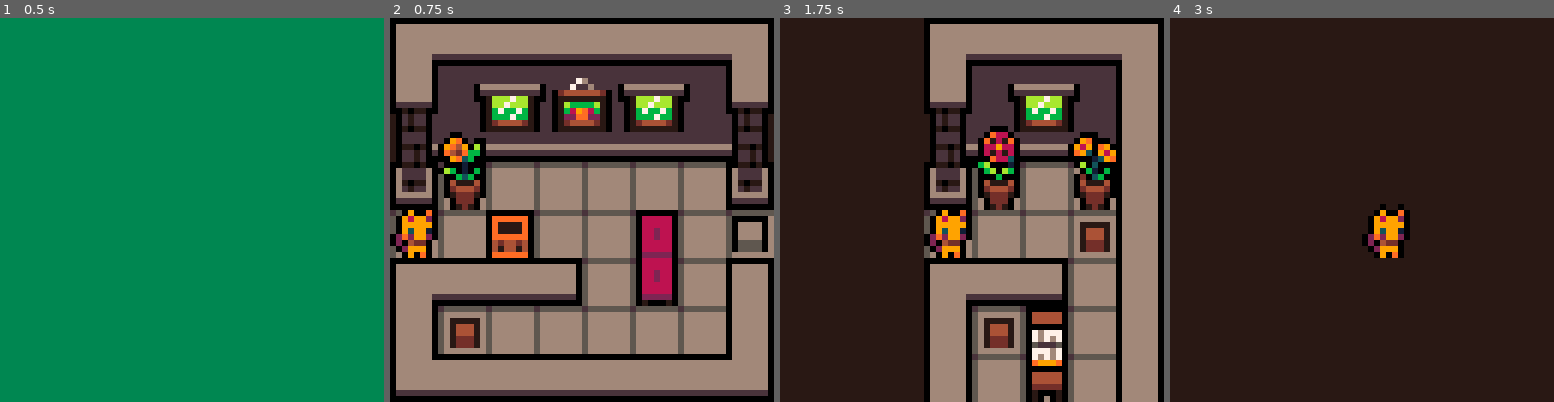
Above: before the commit, frames 1-4 (left to right).
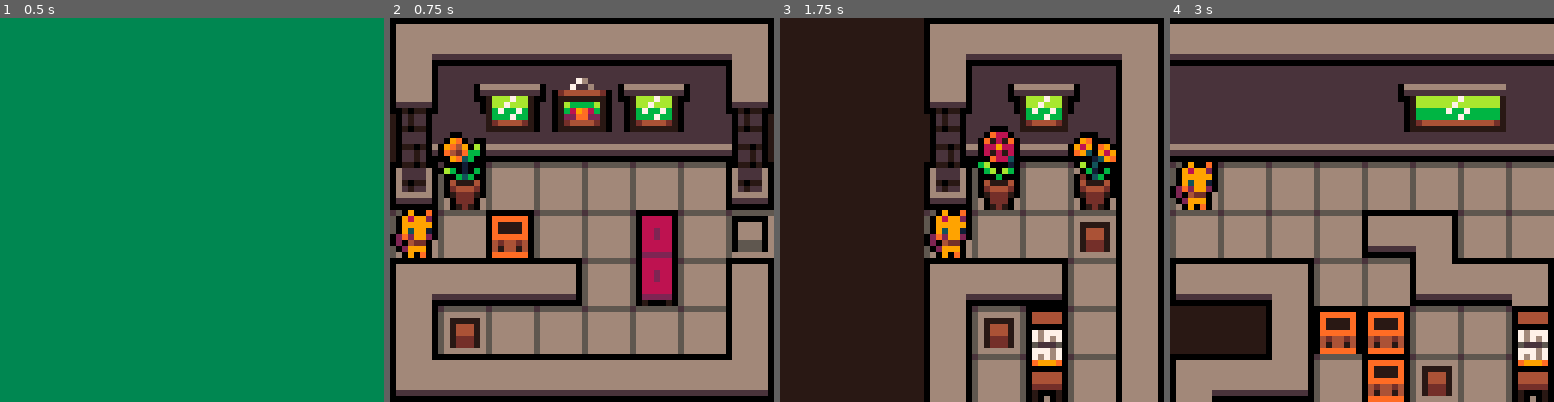
Above: after the commit, the same moments.

Repository: konata-chan404/Kitty-Kondo
Game: PICO-8 cartridge game.p8
Two runs of this game, one before a commit and one after it. Both use one fixed random seed, a clock stepped at 60 frames per second and the inputs below.
Inputs:
- Up to frame 1 (0.5 s): tap X (X key) at 0.33 s
- Up to frame 2 (0.75 s): tap O (Z key) at 0.7 s
- Up to frame 3 (1.75 s): tap X (X key) at 1.07 s; hold Right from 1.6 s (still down); tap O (Z key) at 1.7 s
- Up to frame 4 (3 s): tap X (X key) at 1.85, 2.97 s; release Right at 2.1 s; tap O (Z key) at 2.1, 2.5, 2.9 s; hold Up 2.15-2.42 s; hold Right from 2.47 s (still down)

Frame 1 is identical in both runs. In frame 2, less than 0.1% of the frame differs, in the area x 23-25%, y 25-30%; in frame 3, 0.1%; in frame 4, 95%, in the area x 0-100%, y 0-100%.

Commit message:
idk what to write here

Diff:
--- a/game.p8
+++ b/game.p8
@@ -21,7 +21,7 @@
 	_update = menu_update
 	_draw = menu_draw
 
-	music(12)
+	music(1)
 end
 
 function menu_update()
@@ -566,7 +566,7 @@
 			end_point = {xpos=6, ypos = 6},
 			ground_tile = 62,
 			palette = {128,0,2,136,132,4,137,9,129,131,139,138,133,5,134,7},
-			music = 1
+			music = 12
 		},
 
 		--second level
@@ -605,6 +605,16 @@
 
 
 		-- fifth level
+		{
+			celx_start = 13,
+			cely_start = 21,
+			celx_end = 21,
+			cely_end = 32,
+			player_spawn = {xpos=13, ypos=24},
+			end_point = {xpos=100, ypos = 100},
+			ground_tile = 62
+		},
+
 		{
 			celx_start = 100,
 			cely_start = 100,
@@ -739,9 +749,9 @@
 30000003000000000000000000000000000000000000000000000000de04440e1eeeeeeeeeeeeeeeeeeeeee11eeeeee1d1dddd1e1eeeeee1deeeeeee1eeeeee1
 30000003000000000000000000000000000000000000000000000000de04440e1cccccccccccccccccccccc11cccccc1d1dddd1e1cccccc1deeeeeee1cccccc1
 33333333000000000000000000000000000000000000000000000000deeeeeee11111111111111111111111111111111deeeeeee11111111deeeeeee11111111
-ccccccc11cccccccccccccc1cccccccccccccccc0000000000000000000000000000000000000000000000000000000000000000000000000000000000000000
-ccccccc11cccccccccccccc1cccccccccccccccc0000000000000000000000000000000000000000000000000000000000000000000000000000000000000000
-ccccccc11cccccccccc111c1cccc111ccccccccc0000000000000000000000000000000000000000000000000000000000000000000000000000000000000000
+cccccccccccccccccccccccccccccccccccccccc0000000000000000000000000000000000000000000000000000000000000000000000000000000000000000
+cccccccccccccccccccccccccccccccccccccccc0000000000000000000000000000000000000000000000000000000000000000000000000000000000000000
+ccccccccccccccccccc111cccccc111ccccccccc0000000000000000000000000000000000000000000000000000000000000000000000000000000000000000
 cc11cccccc111ccccc16331cc1113631cccccccc0000000000000000000000000000000000000000000000000000000000000000000000000000000000000000
 c1761c11c176111cc160306113316361cccccccc0000000000000000000000000000000000000000000000000000000000000000000000000000000000000000
 176571b117371671e133733112313631eeeeeeee0000000000000000000000000000000000000000000000000000000000000000000000000000000000000000
@@ -771,6 +781,9 @@
 eeeeeeeeeeeeeeeeeeeeeeeeeeeeeeeeeeeeeeeeeeeeeeeeeeeeeeeed1333331d1444441d12333332333321e0000000000000000000000000000000000000000
 ccccccccccccccccccccccccccccccccccccccccccccccccccccccccd1222221d1011101d12333332333321e0000000000000000000000000000000000000000
 11111111111111111111111111111111111111111111111111111111d1011101d101e101d12222222222221e0000000000000000000000000000000000000000
+000000000000000000000000000000829393a297a7e3020000000000000000000000000000000000000000000000000000000000000000000000000000000000
+00000000000000000000000000000000000000000000000000000000000000000000000000000000000000000000000000000000000000000000000000000000
+00000000000000000000000000000000000000000001000000000000000000000000000000000000000000000000000000000000000000000000000000000000
 __gff__
 0000000000000001010101010101010104030000000000010101010101010101010000000000000101010101010101010100000000000008010101011101000101010101010000000000000000000000010101010101000000000000000000000101010101010101010000000000000001010001010101010101010000000000
 0000000000000000000000000000000000000000000000000000000000000000000000000000000000000000000000000000000000000000000000000000000000000000000000000000000000000000000000000000000000000000000000000000000000000000000000000000000000000000000000000000000000000000
@@ -796,66 +809,69 @@
 0010000000000000000000000000000000000000000000000000000000000000000000000000000000000000000000000000000000000000000000000000000000000000000000000000000000000000000000000000000000000000000000000000000000000000000000000000000000000000000000000000000000000000
 0020000000000000000000000000000000000000000000000000000000000000000000000000000000000000000000000000000000000000000000000000000000000000000000000000000000000000000000000000000000000000000000000000000000000000000000000000000000000000000000000000000000000000
 073e0b0c390c390c0c0c0f000000000000000000000000000000000000000000000000000000000000000000000000000000000000000000000000000000000000000000000000000000000000000000000000000000000000000000000000000000000000000000000000000000000000000000000000000000000000000000
-17111b6065661e6065661f000000000000000000000000000000000000000000000000000000000000000000000000000000000000000000000000000000000000000000000000000000000000000000000000000000000000000000000000000000000000000000000000000000000000000000000000000000000000000000
-173e2d707576437075762f000000000000000000000000000000000000000000000000000000000000000000000000000000000000000000000000000000000000000000000000000000000000000000000000000000000000000000000000000000000000000000000000000000000000000000000000000000000000000000
-173e3b3e3e3e533e3e373f000000000000000000000000000000000000000000000000000000000000000000000000000000000000000000000000000000000000000000000000000000000000000000000000000000000000000000000000000000000000000000000000000000000000000000000000000000000000000000
-173e3e3e1111373e3e113c100000000000000000000000000000000000000000000000000000000000000000000000000000000000000000000000000000000000000000000000000000000000000000000000000000000000000000000000000000000000000000000000000000000000000000000000000000000000000000
-17373e3e3e37073e3e3e07000000000000000000000000000000000000000000000000000000000000000000000000000000000000000000000000000000000000000000000000000000000000000000000000000000000000000000000000000000000000000000000000000000000000000000000000000000000000000000
-2839393939391854797a17000000000000000000000000000000000000000000000000000000000000000000000000000000000000000000000000000000000000000000000000000000000000000000000000000000000000000000000000000000000000000000000000000000000000000000000000000000000000000000
-000000000000283939392a000000000000000000000000000000000000000000000000000000000000000000000000000000000000000000000000000000000000000000000000000000000000000000000000000000000000000000000000000000000000000000000000000000000000000000000000000000000000000000
-…(56 lines of a section not shown)…
+17111b6065661e6065661f00000e0e0e0c0e0e0e0e0f00000000000000000000000000000000000000000000000000000000000000000000000000000000000000000000000000000000000000000000000000000000000000000000000000000000000000000000000000000000000000000000000000000000000000000000
+173e2d707576437075762f00001c1c1c1e6061621c1f00000000000000000000000000000000000000000000000000000000000000000000000000000000000000000000000000000000000000000000000000000000000000000000000000000000000000000000000000000000000000000000000000000000000000000000
+173e3b3e3e3e533e3e373f00002e2e2e2e7071722c2f00000000000000000000000000000000000000000000000000000000000000000000000000000000000000000000000000000000000000000000000000000000000000000000000000000000000000000000000000000000000000000000000000000000000000000000
+173e3e3e1111373e3e113c10203e3e3e3e3e3e3e3e3f00000000000000000000000000000000000000000000000000000000000000000000000000000000000000000000000000000000000000000000000000000000000000000000000000000000000000000000000000000000000000000000000000000000000000000000
+17373e3e3e37073e3e3e0700203e3e3e3e380a3e3e3e20000000000000000000000000000000000000000000000000000000000000000000000000000000000000000000000000000000000000000000000000000000000000000000000000000000000000000000000000000000000000000000000000000000000000000000
+2839393939391854797a17000038390a3e3e28390a3e20000000000000000000000000000000000000000000000000000000000000000000000000000000000000000000000000000000000000000000000000000000000000000000000000000000000000000000000000000000000000000000000000000000000000000000
+000000000000283939392a000000001711113e3e683e20000000000000000000000000000000000000000000000000000000000000000000000000000000000000000000000000000000000000000000000000000000000000000000000000000000000000000000000000000000000000000000000000000000000000000000
+0000000000000000000000000008392a3e11373e783e20000000000000000000000000000000000000000000000000000000000000000000000000000000000000000000000000000000000000000000000000000000000000000000000000000000000000000000000000000000000000000000000000000000000000000000
+00000000000000000000000000173737373e08392a3c20000000000000000000000000000000000000000000000000000000000000000000000000000000000000000000000000000000000000000000000000000000000000000000000000000000000000000000000000000000000000000000000000000000000000000000
+0000000000000000000000000028390a113e1742413e20000000000000000000000000000000000000000000000000000000000000000000000000000000000000000000000000000000000000000000000000000000000000000000000000000000000000000000000000000000000000000000000000000000000000000000
+000000000000000000000000000000173e3e1752533e20000000000000000000000000000000000000000000000000000000000000000000000000000000000000000000000000000000000000000000000000000000000000000000000000000000000000000000000000000000000000000000000000000000000000000000
+…(55 lines of a section not shown)…
Not shown, changed: the sound effects (__sfx__) section of game.p8
